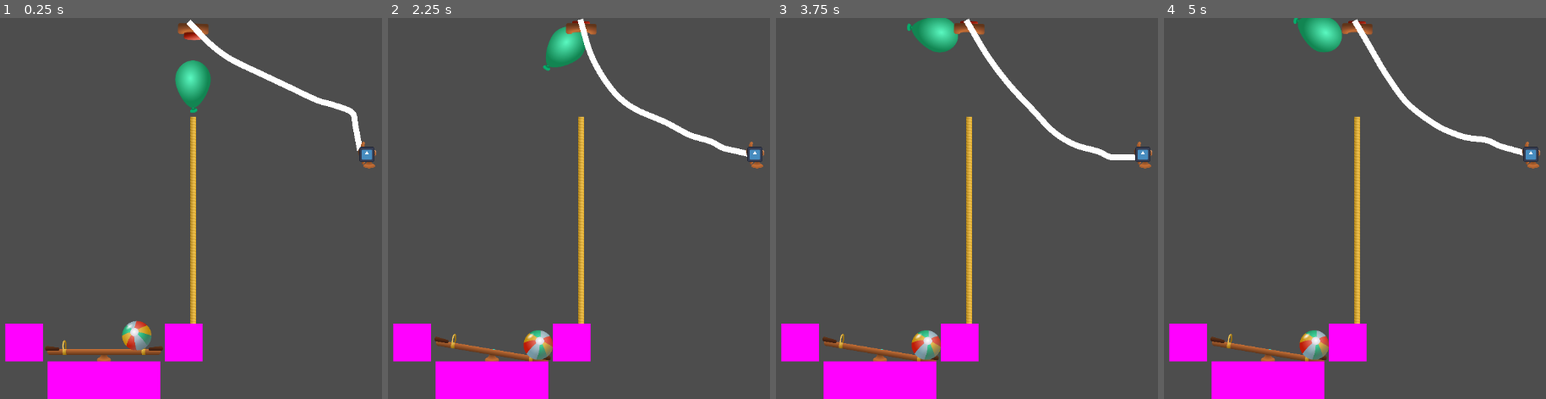
Above: before the commit, frames 1-4 (left to right).
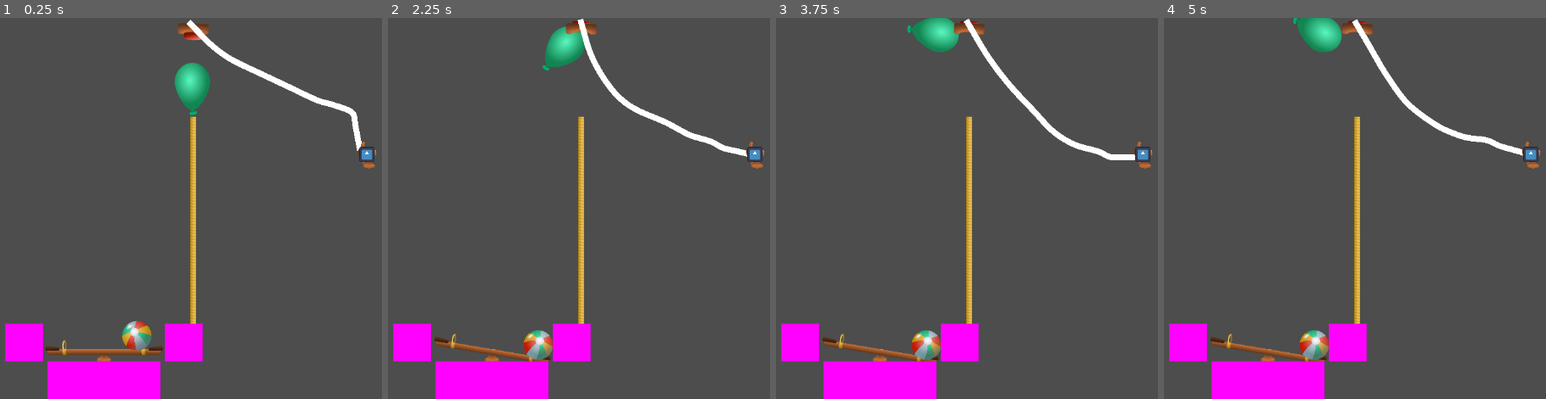
Above: after the commit, the same moments.

Repository: lechaosx/jam-at-fit-vol-2
Game: Godot game, scene res://levels/level2.tscn
The game is run twice, just before and just after one commit, with the same random seed, the same clock (stepped at 60 frames per second) and the same inputs. This scene is started directly instead of the project's main scene. The engine's default icon, where the game draws it, is replaced by a stand-in: a white triangle on a blue panel in a dark square.
Inputs (mouse positions are in pixels of both pictures, inside the frame that each line leads up to):
- Up to frame 1 (0.25 s): no input
- Up to frame 2 (2.25 s): move the mouse to (640, 189) at 0.52 s; click (640, 189) at 0.67 s; move the mouse to (outside the picture) at 1.27 s; click (outside the picture) at 1.42 s; move the mouse to (559, 124) at 2.02 s; click (559, 124) at 2.17 s
- Up to frame 3 (3.75 s): move the mouse to (844, 284) at 2.77 s; click (844, 284) at 2.92 s; move the mouse to (1081, 265) at 3.52 s; click (1081, 265) at 3.67 s
- Up to frame 4 (5 s): move the mouse to (outside the picture) at 4.27 s; click (outside the picture) at 4.42 s

The runs differ from the first frame. In frame 1, 0.1% of the frame differs, in the area x 45-56%, y 11-26%; in frame 2, less than 0.1%; in frame 3, less than 0.1%; in frame 4, less than 0.1%.

Commit message:
Fix uids

Diff:
--- a/godot/levels/level2.tscn
+++ b/godot/levels/level2.tscn
@@ -85,7 +85,7 @@
 attach_body_b = NodePath("../Block3")
 
 [node name="Balloon" parent="." instance=ExtResource("12_6mfmt")]
-position = Vector2(728, 168)
+position = Vector2(727, 172)
 
 [node name="Switch" parent="." instance=ExtResource("15_qegch")]
 position = Vector2(728.00006, 24.000004)
Not shown: 3 places in godot/levels/level2.tscn that only renumber resources
Not shown: 1 places in godot/placeables/items/seesaw.tres that only renumber resources
